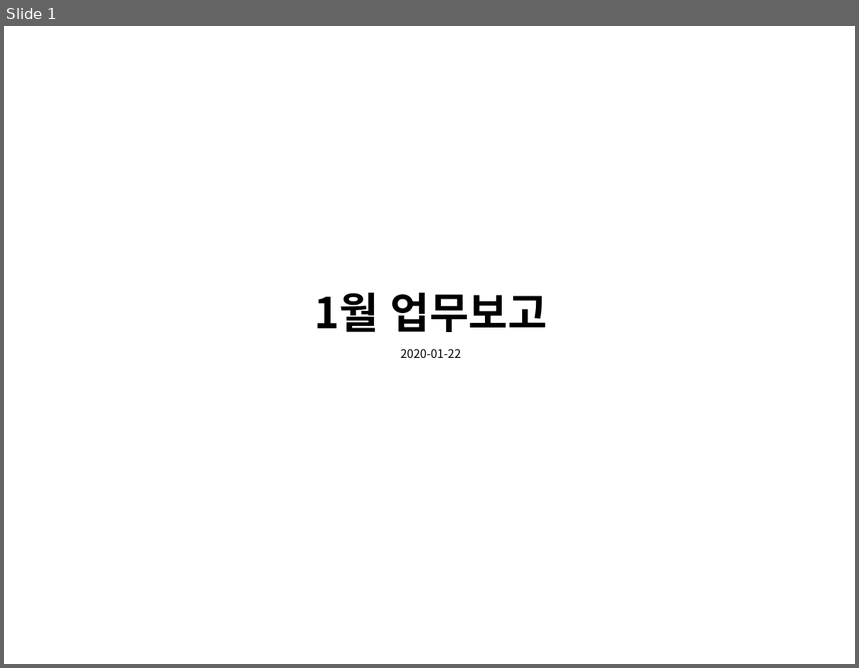
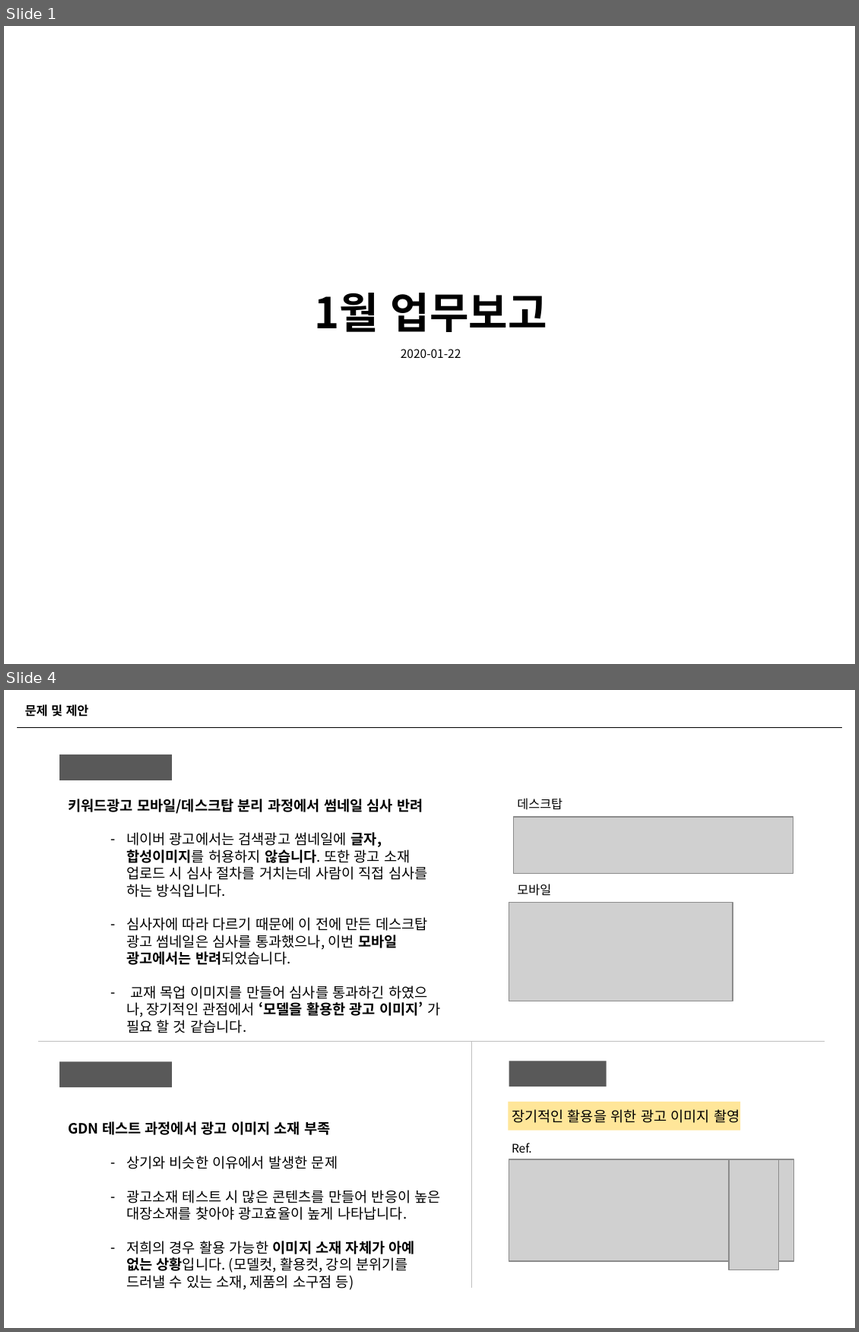
Before and after one commit to naxvinci/marketing, a slide deck: 업무보고0122.pptx. Shown one above the other, each under a label of ours: slide 1 before the commit, slides 1 and 4 after it; the slides between them are not shown. The pictures are 859x668 and 859x1332 pixels, drawn with LibreOffice and Linux fonts; fonts in the diff are those of the drawing; grey boxes stand for pictures. Boxes give left, top, right and bottom in pixels: in the first picture for what was removed or moved away, otherwise in the second. Text is boxed around its words. In the diff, an @@ line names an element or a change of style, - is before the commit and + after.

```diff
--- a/업무보고0122.pptx
+++ b/업무보고0122.pptx
@@ slide 4 added at box(4, 690, 855, 1328), background #FFFFFF @@
@@ text added at box(51, 704, 89, 717), 10.5 pt, text #000000, bold @@
+문제 및 제안
@@ line added from (17, 727) to (842, 727), #000000 0.5 pt @@
@@ rectangle added at box(59, 755, 172, 780), fill #595959, 12 pt, text #FFFFFF @@
+금주 발생 문제 1
@@ text added at box(68, 799, 441, 1290), 12 pt, text #000000 @@
+키워드광고 모바일/데스크탑 분리 과정에서 썸네일 심사 반려
+  – 네이버 광고에서는 검색광고 썸네일에 글자, 합성이미지를 허용하지 않습니다. 또한 광고 소재 업로드 시 심사 절차를 거치는데 사람이 직접 심사를 하는 방식입니다.
+  – 심사자에 따라 다르기 때문에 이 전에 만든 데스크탑 광고 썸네일은 심사를 통과했으나, 이번 모바일 광고에서는 반려되었습니다.
+  – 교재 목업 이미지를 만들어 심사를 통과하긴 하였으나, 장기적인 관점에서 ‘모델을 활용한 광고 이미지’ 가 필요 할 것 같습니다.
+GDN 테스트 과정에서 광고 이미지 소재 부족
+  – 상기와 비슷한 이유에서 발생한 문제
+  – 광고소재 테스트 시 많은 콘텐츠를 만들어 반응이 높은 대장소재를 찾아야 광고효율이 높게 나타납니다.
+  – 저희의 경우 활용 가능한 이미지 소재 자체가 아예 없는 상황입니다. (모델컷, 활용컷, 강의 분위기를 드러낼 수 있는 소재, 제품의 소구점 등)
@@ text added at box(517, 798, 563, 810), 10.5 pt, text #000000 @@
+데스크탑
@@ picture added at box(514, 817, 793, 874) @@
@@ text added at box(517, 884, 551, 896), 10.5 pt, text #000000 @@
+모바일
@@ picture added at box(509, 903, 733, 1002) @@
@@ line added from (38, 1042) to (826, 1042), #BFBFBF 0.5 pt @@
@@ line added from (471, 1042) to (471, 1288), #BFBFBF 0.5 pt @@
@@ rectangle added at box(59, 1062, 172, 1087), fill #595959, 12 pt, text #FFFFFF @@
+금주 발생 문제 2
@@ rectangle added at box(509, 1061, 607, 1087), fill #595959, 12 pt, text #FFFFFF @@
+관련 제안사항
@@ rectangle added at box(508, 1102, 740, 1131), fill #FFE699 @@
@@ text added at box(512, 1110, 740, 1153), 12 pt, text #000000 @@
+장기적인 활용을 위한 광고 이미지 촬영
+Ref.
@@ picture added at box(509, 1160, 794, 1262) @@
@@ picture added at box(729, 1160, 778, 1271) @@
```
Also in this commit, not shown: 10 slides changed, 2 other slides added, 1 slide removed, 1 other file.
